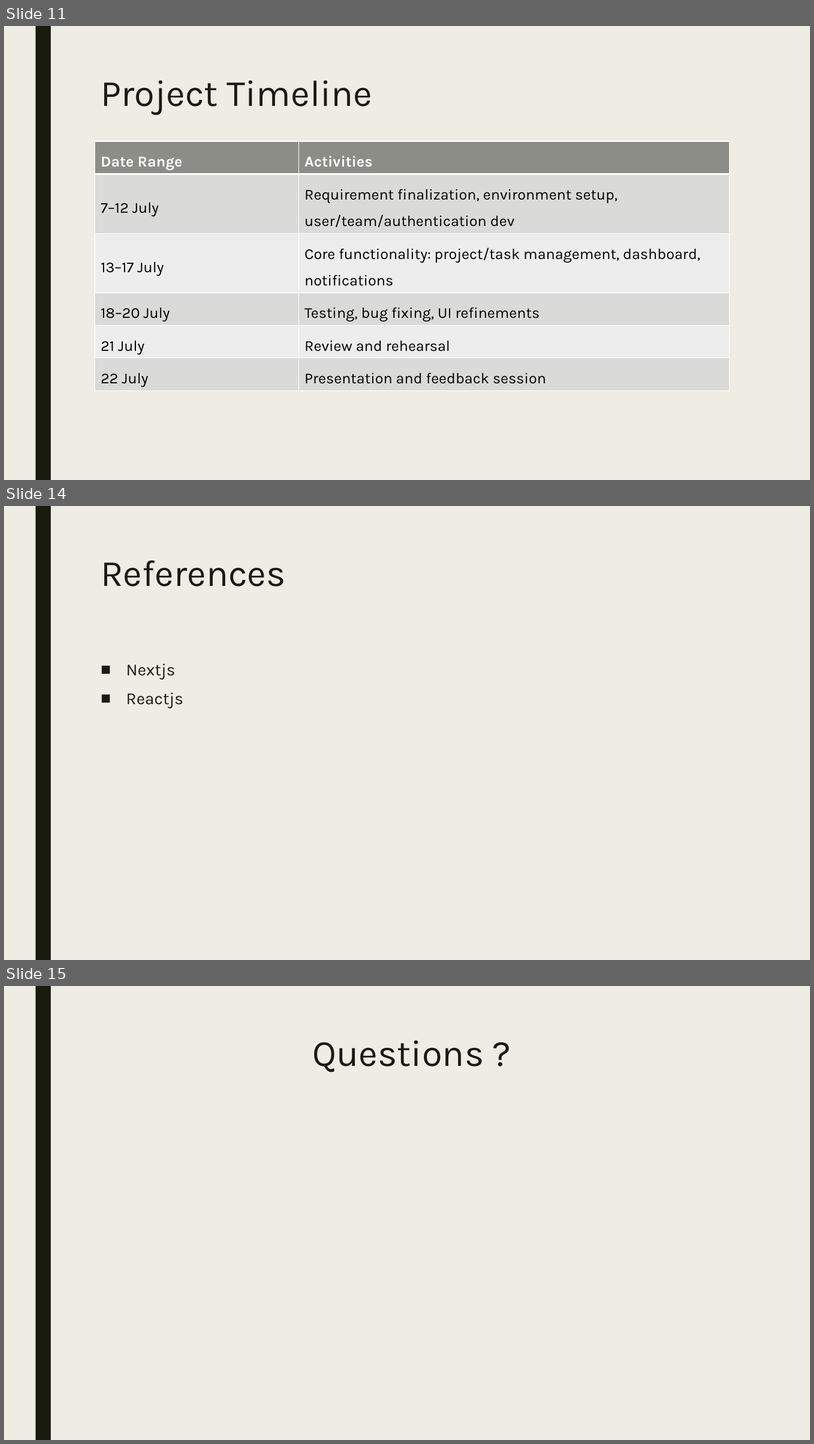
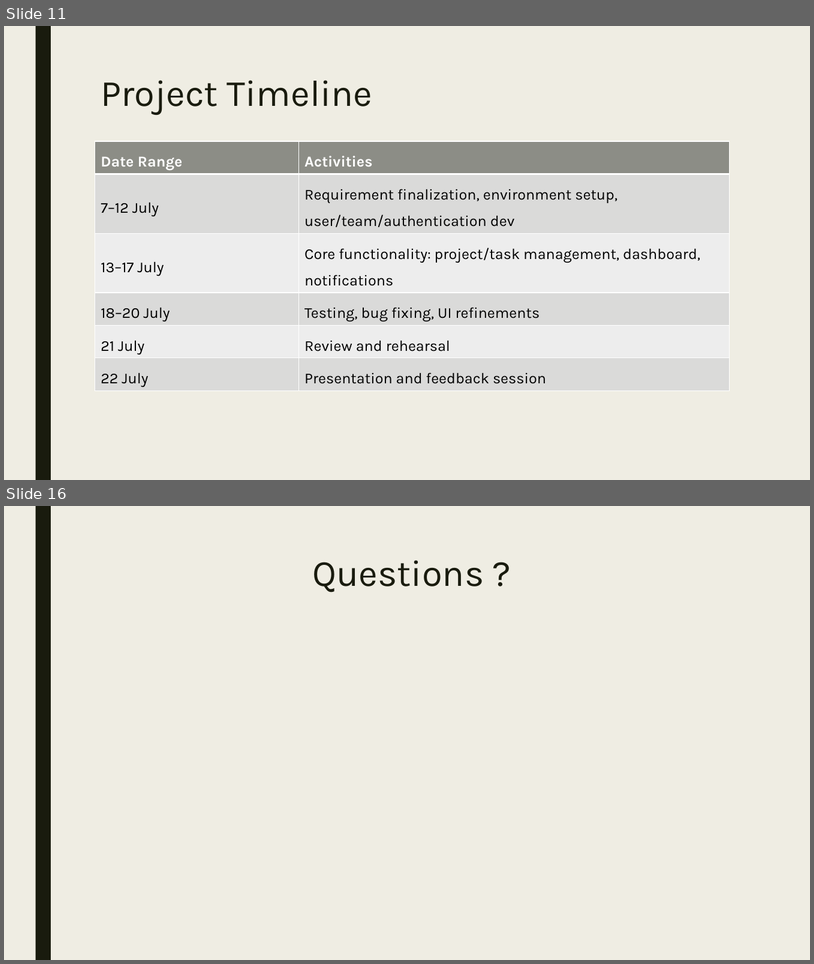
Before and after one commit to nimatshering/capstone-project, a slide deck: Presentation.pptx. Shown one above the other, each under a label of ours: slides 11, 14 and 15 before the commit, slides 11 and 16 after it; the slides between them are not shown. The pictures are 814x1444 and 814x964 pixels, drawn with LibreOffice and Linux fonts; fonts in the diff are those of the drawing. Boxes give left, top, right and bottom in pixels: in the first picture for what was removed or moved away, otherwise in the second. Text is boxed around its words. In the diff, an @@ line names an element or a change of style, - is before the commit and + after.

```diff
--- a/Presentation.pptx
+++ b/Presentation.pptx
@@ slide 14 removed at bbox=[4, 506, 810, 960], background #EFEDE3; not listed: 1 template element that a slide beside it also shows @@
@@ title removed at bbox=[101, 560, 286, 586] @@
-References
@@ text removed at bbox=[126, 663, 183, 708] @@
-■ Nextjs
-■ Reactjs
@@ what was slide 15 is now slide 16 @@
```
Also in this commit, not shown: 4 slides changed, 8 slides added, 6 other slides removed, 3 other files.
